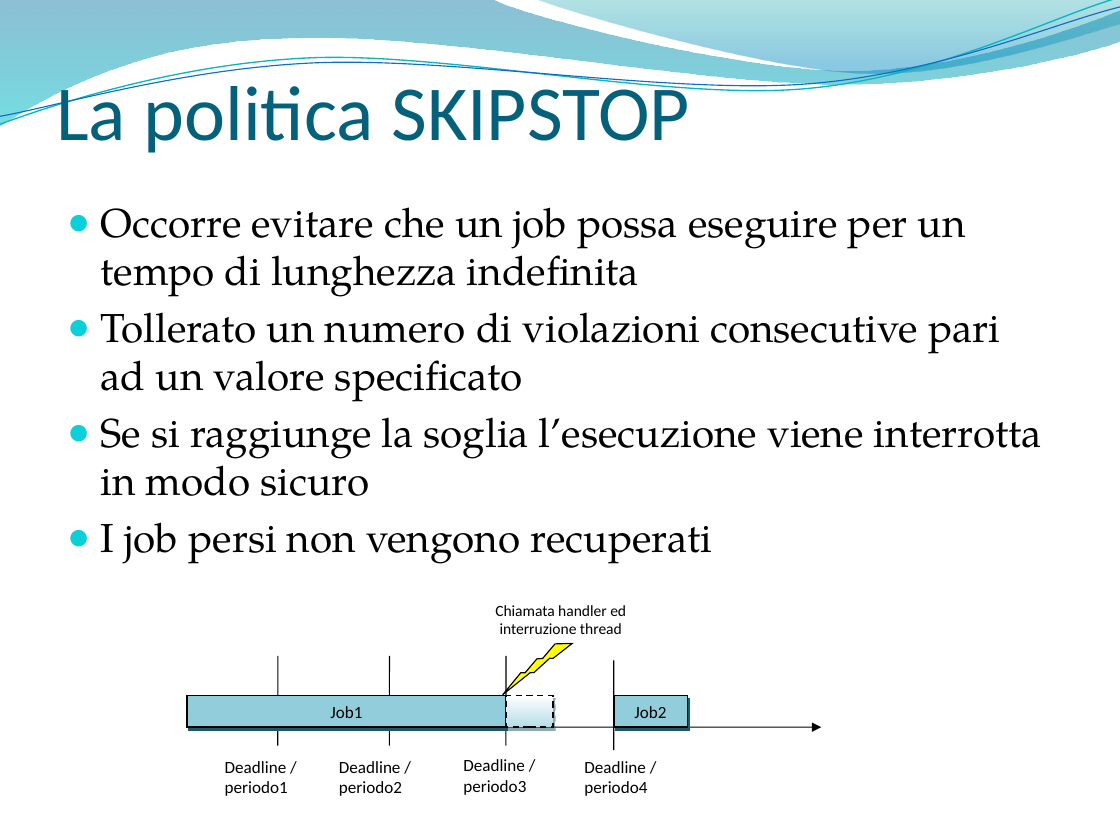
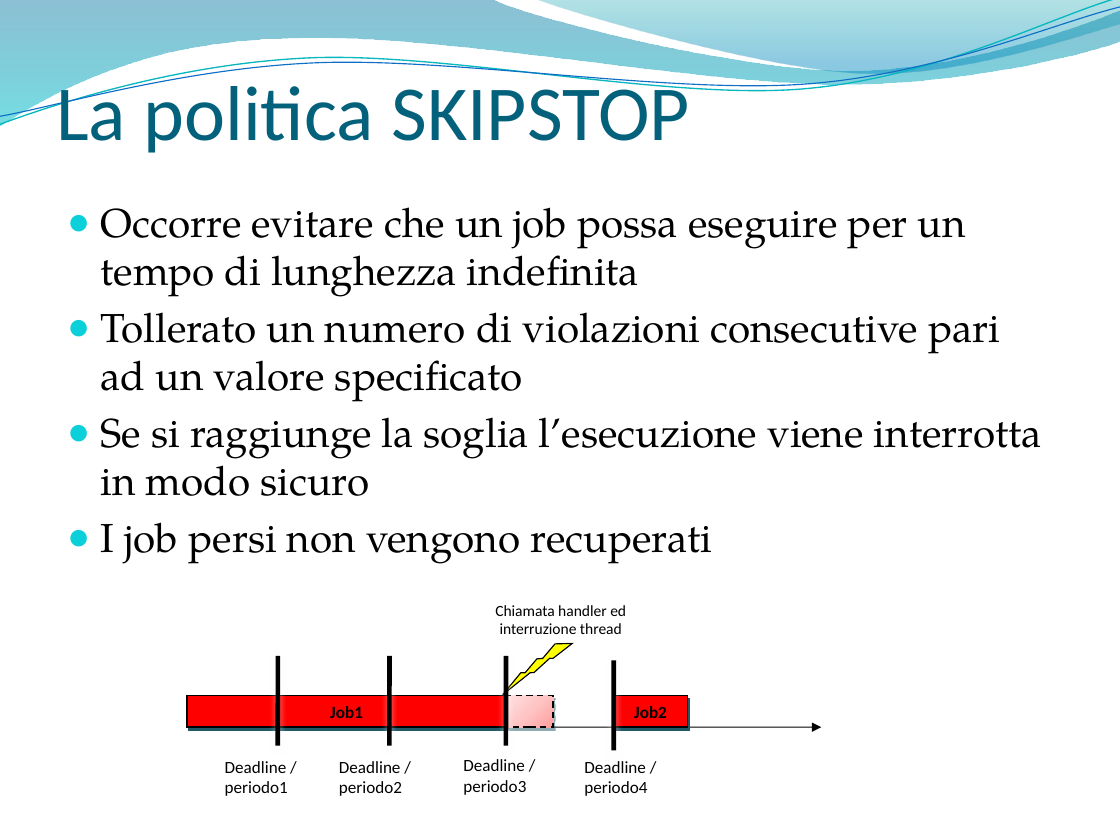
Before and after one commit to marconanni/provejavarealtime, a slide deck: slide 19 of SolarisNetBeansProjects/parti tesi/bozza presentazione.pptx (slide 22 before the commit). Drawn at 1120x840 pixels with LibreOffice and Linux fonts; fonts in the diff are those of the drawing; background and template pictures are left out. Boxes give left, top, right and bottom in pixels: in the first picture for what was removed or moved away, otherwise in the second. Text is boxed around its words. In the diff, an @@ line names an element or a change of style, - is before the commit and + after.

```diff
--- a/SolarisNetBeansProjects/parti tesi/bozza presentazione.pptx
+++ b/SolarisNetBeansProjects/parti tesi/bozza presentazione.pptx
@@ line (278, 746) - (278, 656): stroke #000000 0.75 pt to #000000 3 pt @@
@@ line (390, 746) - (390, 656): stroke #000000 0.75 pt to #000000 3 pt @@
@@ line (506, 746) - (506, 656): stroke #000000 0.75 pt to #000000 3 pt @@
@@ line (614, 750) - (614, 661): stroke #000000 0.75 pt to #000000 3 pt @@
@@ rectangle "Job1" at <box>187,696,506,727</box>: bold on; fill #92CDDC to #FF0000 @@
@@ rectangle at <box>506,696,553,727</box>: fill gradient #FFFFFF to #B6DDE8 to gradient #FFA0A0 to #FFC5C5 to #FFE3E3 @@
@@ rectangle "Job2" at <box>614,696,688,727</box>: bold on; fill #92CDDC to #FF0000 @@
```
Also in this commit, not shown: 6 other slides changed, 3 slides removed.
